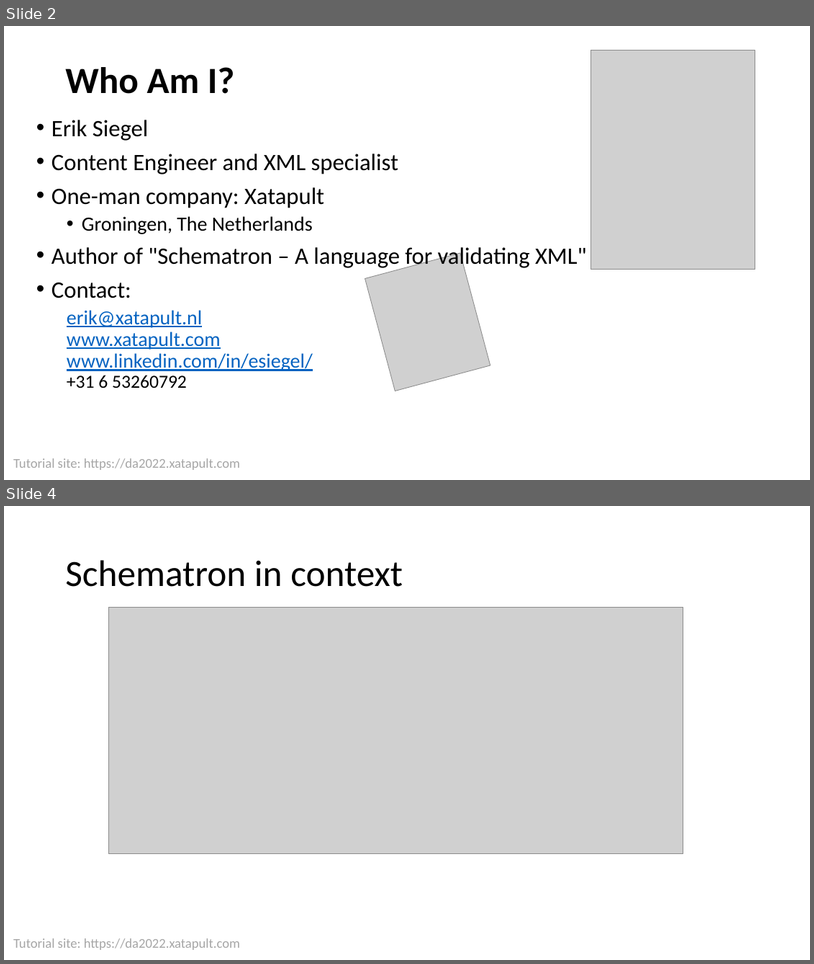
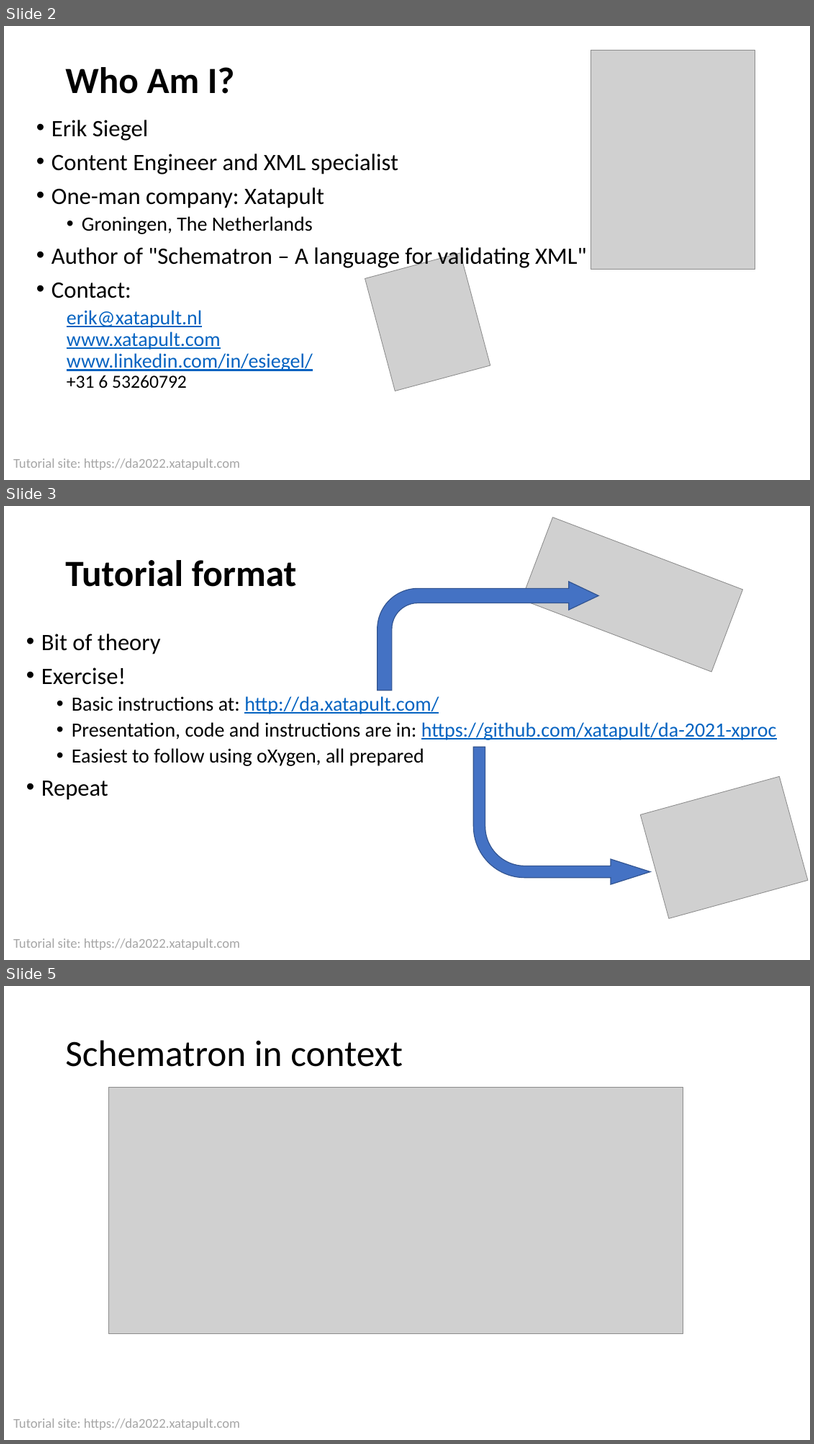
Before and after one commit to xatapult/da-2022-schematron, a slide deck: presentation/Schematron Tutorial DA 2022.pptx. Shown one above the other, each under a label of ours: slides 2 and 4 before the commit, slides 2, 3 and 5 after it; the slides between them are not shown. The pictures are 814x964 and 814x1444 pixels, drawn with LibreOffice and Linux fonts; fonts in the diff are those of the drawing; grey boxes stand for pictures; background and template pictures are left out. Boxes give left, top, right and bottom in pixels: in the first picture for what was removed or moved away, otherwise in the second. Text is boxed around its words. In the diff, an @@ line names an element or a change of style, - is before the commit and + after.

```diff
--- a/presentation/Schematron Tutorial DA 2022.pptx
+++ b/presentation/Schematron Tutorial DA 2022.pptx
@@ slide 3 added at bbox=[4, 506, 810, 960], background #FFFFFF; not listed: 1 template element that a slide beside it also shows @@
@@ picture added at bbox=[522, 518, 743, 672] @@
@@ title added at bbox=[65, 560, 297, 587], 44 pt, text #000000, bold @@
+Tutorial format
@@ bent arrow added at bbox=[378, 582, 599, 690], fill #4472C4, outline #325491 1 pt @@
@@ text added at bbox=[41, 633, 777, 800], 24 pt, text #000000 @@
+• Bit of theory
+• Exercise!
+  • Basic instructions at: http://da.xatapult.com/
+  • Presentation, code and instructions are in: https://github.com/xatapult/da-2021-xproc
+  • Easiest to follow using oXygen, all prepared
+• Repeat
@@ bent arrow added at bbox=[474, 746, 651, 884], fill #4472C4, outline #325491 1 pt @@
@@ picture added at bbox=[640, 776, 808, 919] @@
@@ what was slide 4 is now slide 5 @@
```
Also in this commit, not shown: 6 slides changed, 4 other slides added, 22 other files.
